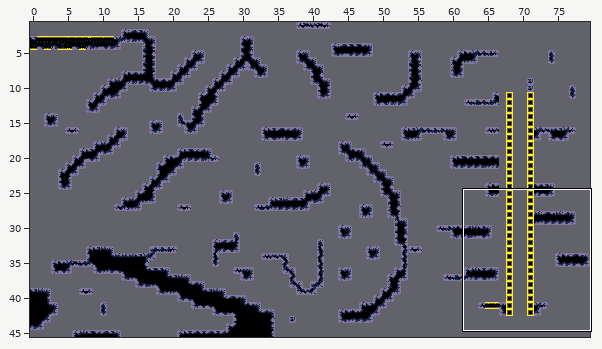
Tiled map: assets/test-level-big.tmx. The picture above shows the old version from afar; the outline marks the close-up.
Close-up. Old version:
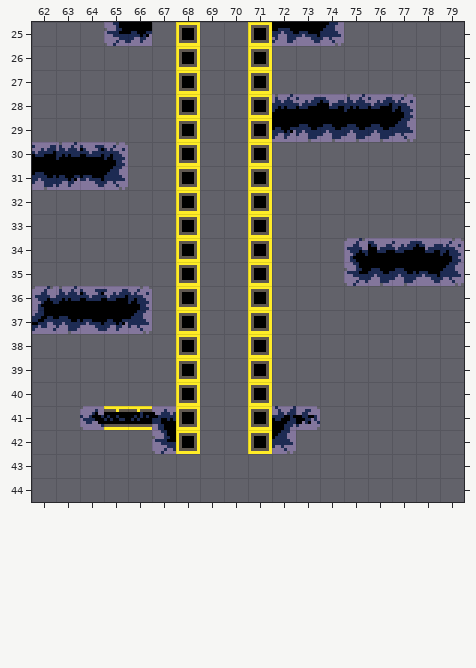
Cells are 8x8 px. Shown: x 62..79, y 25..44. The commit also changed other parts of the map, which this record leaves out. Tiles whose own drawing changed are shown in their newer look in all pictures.
Now the later version:
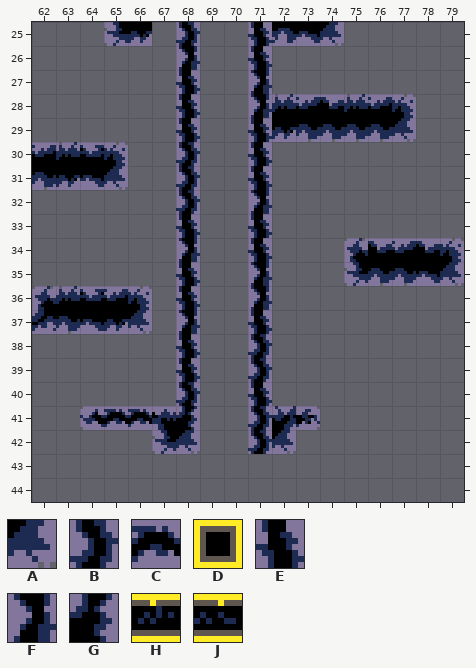
Key: from "simple-tileset": A 22, B 29, C 31, D 33, E 39, F 49, G 51, H 57, J 58.
_ is an empty cell.
Change:
Layer "solids":
y 25: x 68 D -> B; x 71 D -> E
y 26: x 68 D -> F; x 71 D -> E
y 27..28: x 68 D -> E; x 71 D -> F
y 29: x 68 D -> E; x 71 D -> E
y 30..31: x 68 D -> B; x 71 D -> E
y 32: x 68 D -> B; x 71 D -> F
y 33: x 68 D -> E; x 71 D -> E
y 34: x 68 D -> F; x 71 D -> E
y 35..36: x 68 D -> E; x 71 D -> F
y 37: x 68 D -> F; x 71 D -> E
y 38..39: x 68 D -> E; x 71 D -> B
y 40: x 68 D -> B; x 71 D -> E
y 41: x 65..66 JH -> CC; x 68 D -> G; x 71 D -> B
y 42: x 68 D -> A; x 71 D -> B
Boxes around the changes in both close-ups, in picture pixels (x1, y1, x2, y2):
changed: (176, 22, 200, 454)
changed: (248, 22, 272, 454)
changed: (104, 406, 152, 430)
